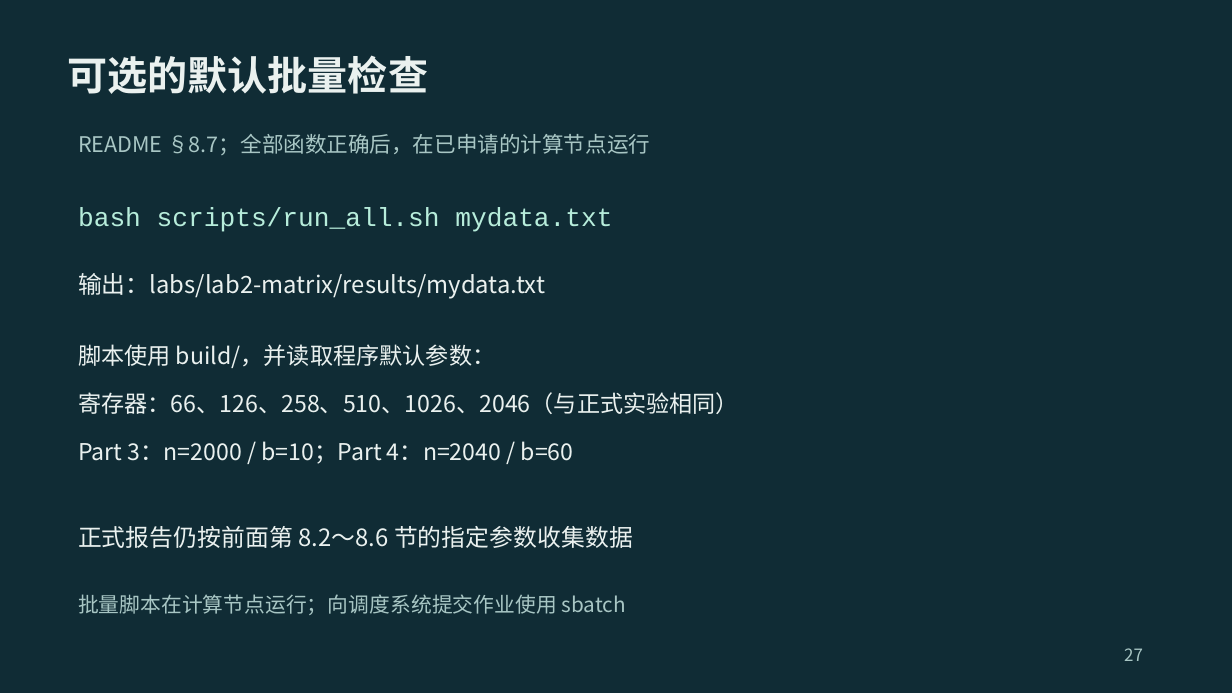
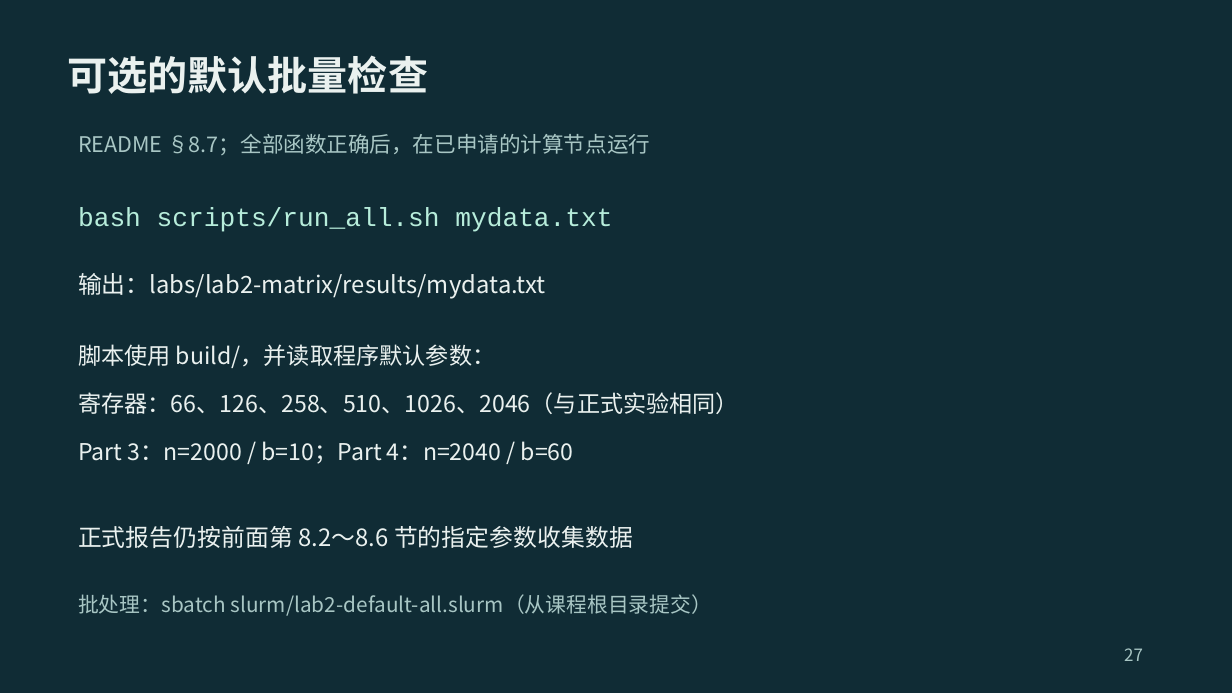
Before and after one commit to 2026-fall-calabs/calabs-2026-fall-starter, a slide deck: slide 27 of docs/交我算平台Lab运行指南-学生版.pptx. Drawn at 1232x693 pixels with LibreOffice and Linux fonts; fonts in the diff are those of the drawing. Boxes give left, top, right and bottom in pixels: in the first picture for what was removed or moved away, otherwise in the second. Text is boxed around its words. In the diff, an @@ line names an element or a change of style, - is before the commit and + after.

Commit message:
feat: add course Slurm examples with three-hour limits

```diff
--- a/docs/交我算平台Lab运行指南-学生版.pptx
+++ b/docs/交我算平台Lab运行指南-学生版.pptx
@@ text at [78,594,712,616]: text changed @@
-批量脚本在计算节点运行；向调度系统提交作业使用 sbatch
+批处理：sbatch slurm/lab2-default-all.slurm（从课程根目录提交）
```
Also in this commit, not shown: 11 other slides changed, 15 other files.
